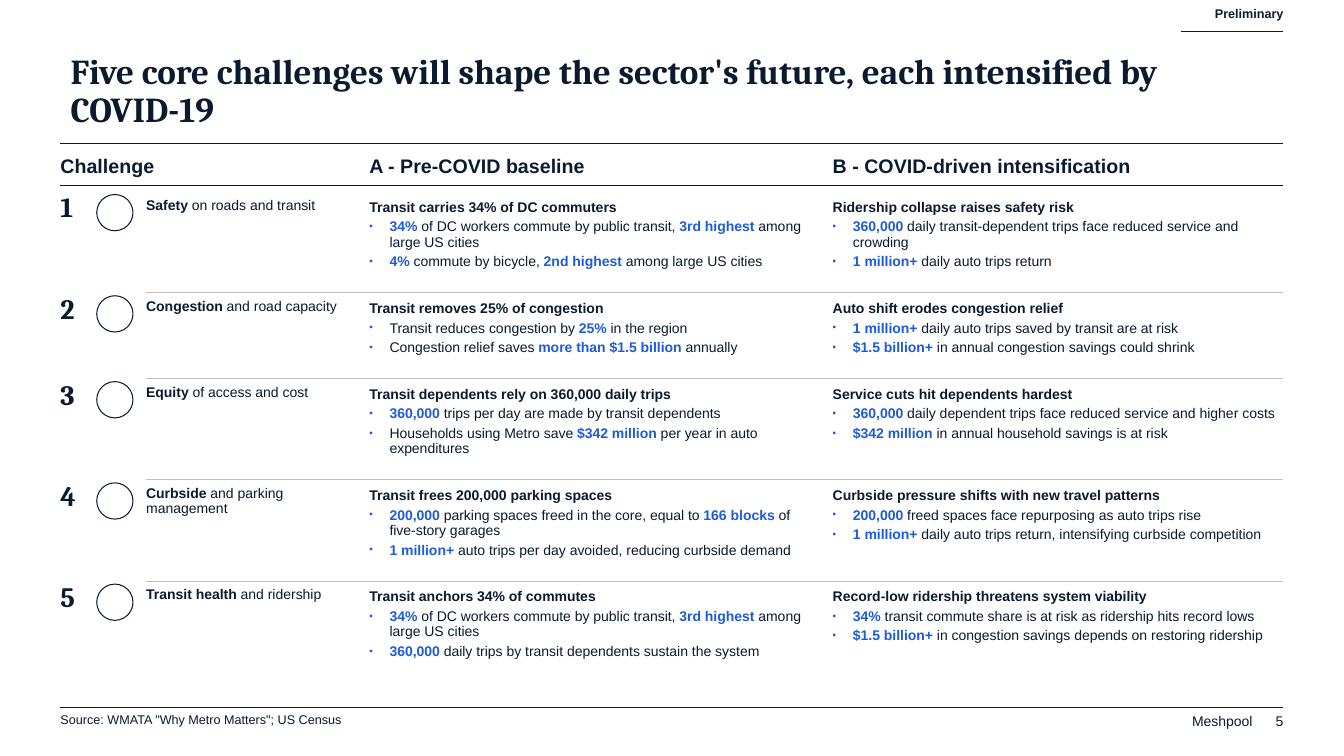
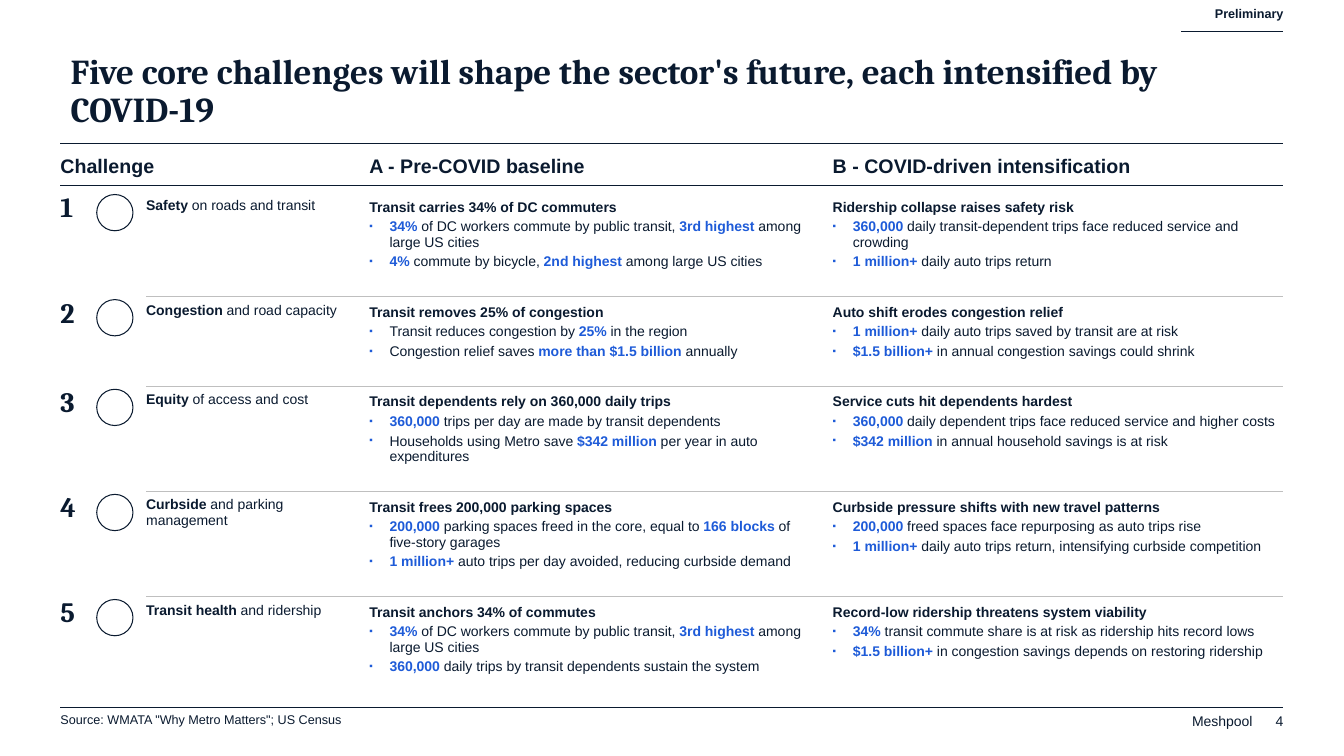
Before and after one commit to hamzaaziada/meshpool-harness, a slide deck: slide 4 of docs/deck-engine/examples/content_only_dc.pptx (slide 5 before the commit). Drawn at 1344x756 pixels with LibreOffice and Linux fonts; fonts in the diff are those of the drawing; background and template pictures are left out. Boxes give left, top, right and bottom in pixels: in the first picture for what was removed or moved away, otherwise in the second. Text is boxed around its words. In the diff, an @@ line names an element or a change of style, - is before the commit and + after.

```diff
--- a/docs/deck-engine/examples/content_only_dc.pptx
+++ b/docs/deck-engine/examples/content_only_dc.pptx
@@ text "Transit removes 25% of congestion": place and size @@
-text "Transit removes 25% of congestion" at <box>369,303,738,355</box>
+text "Transit removes 25% of congestion" at <box>369,307,738,359</box>
@@ text "Auto shift erodes congestion relief": place and size @@
-text "Auto shift erodes congestion relief" at <box>833,303,1194,355</box>
+text "Auto shift erodes congestion relief" at <box>833,307,1194,359</box>
@@ 4 texts, 2 lines, 2 ellipses: place and size @@
-4 texts, 2 lines, 2 ellipses at <box>60,292,1284,418</box>
+4 texts, 2 lines, 2 ellipses at <box>60,296,1284,425</box>
@@ text "Transit dependents rely on 360,000 ...": place and size @@
-text "Transit dependents rely on 360,000 ..." at <box>369,389,758,456</box>
+text "Transit dependents rely on 360,000 ..." at <box>369,396,758,464</box>
@@ text "Service cuts hit dependents hardest": place and size @@
-text "Service cuts hit dependents hardest" at <box>833,389,1275,441</box>
+text "Service cuts hit dependents hardest" at <box>833,396,1275,449</box>
@@ 2 texts, 1 line, 1 ellipse: place and size @@
-2 texts, 1 line, 1 ellipse at <box>60,480,1284,519</box>
+2 texts, 1 line, 1 ellipse at <box>60,491,1284,530</box>
@@ text "Transit frees 200,000 parking spaces": place and size @@
-text "Transit frees 200,000 parking spaces" at <box>369,490,791,558</box>
+text "Transit frees 200,000 parking spaces" at <box>369,502,791,569</box>
@@ text "Curbside pressure shifts with new ...": place and size @@
-text "Curbside pressure shifts with new ..." at <box>833,490,1261,542</box>
+text "Curbside pressure shifts with new ..." at <box>833,502,1261,554</box>
@@ 2 texts, 1 line, 1 ellipse: place and size @@
-2 texts, 1 line, 1 ellipse at <box>60,581,1284,620</box>
+2 texts, 1 line, 1 ellipse at <box>60,597,1284,636</box>
@@ text "Transit anchors 34% of commutes": place and size @@
-text "Transit anchors 34% of commutes" at <box>369,591,801,659</box>
+text "Transit anchors 34% of commutes" at <box>369,607,801,674</box>
@@ text "Record-low ridership threatens system viability": place and size @@
-text "Record-low ridership threatens system viability" at <box>833,591,1263,643</box>
+text "Record-low ridership threatens system viability" at <box>833,607,1263,659</box>
@@ text at <box>1192,716,1284,729</box>: text changed @@
-Meshpool 5
+Meshpool 4
```
Also in this commit, not shown: 8 other slides changed, 1 slide removed, 14 other files.
